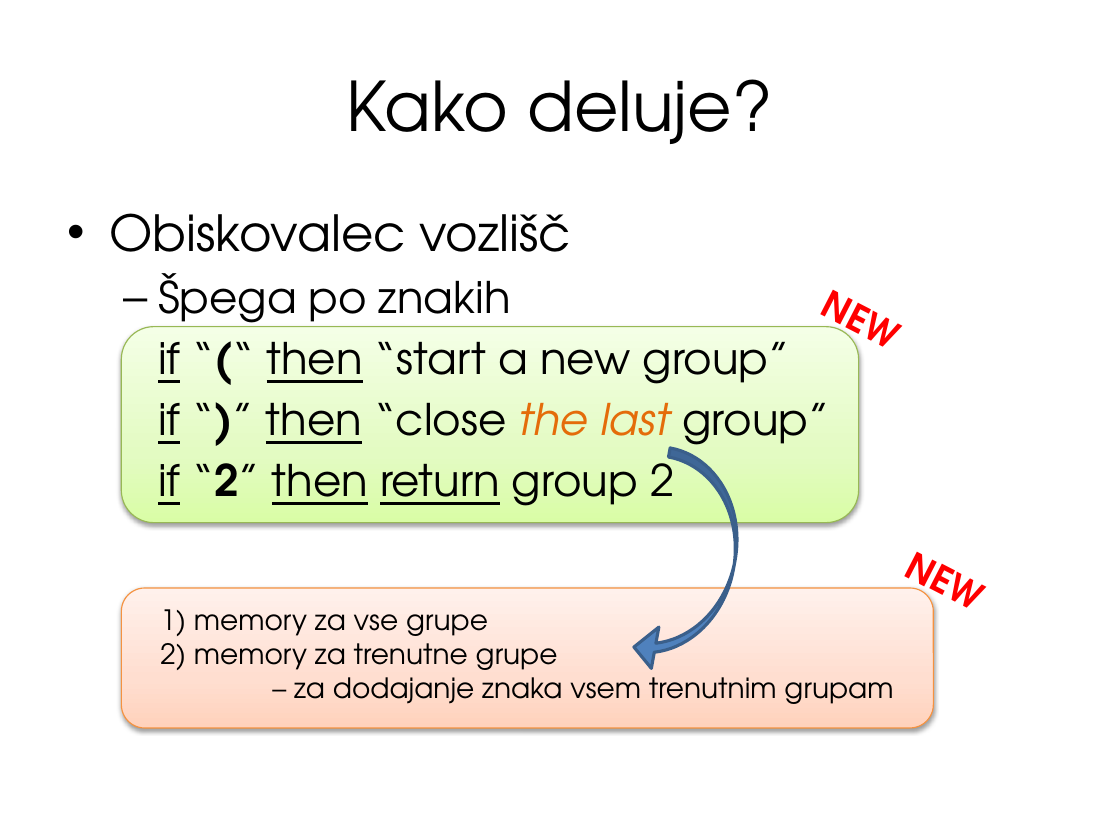
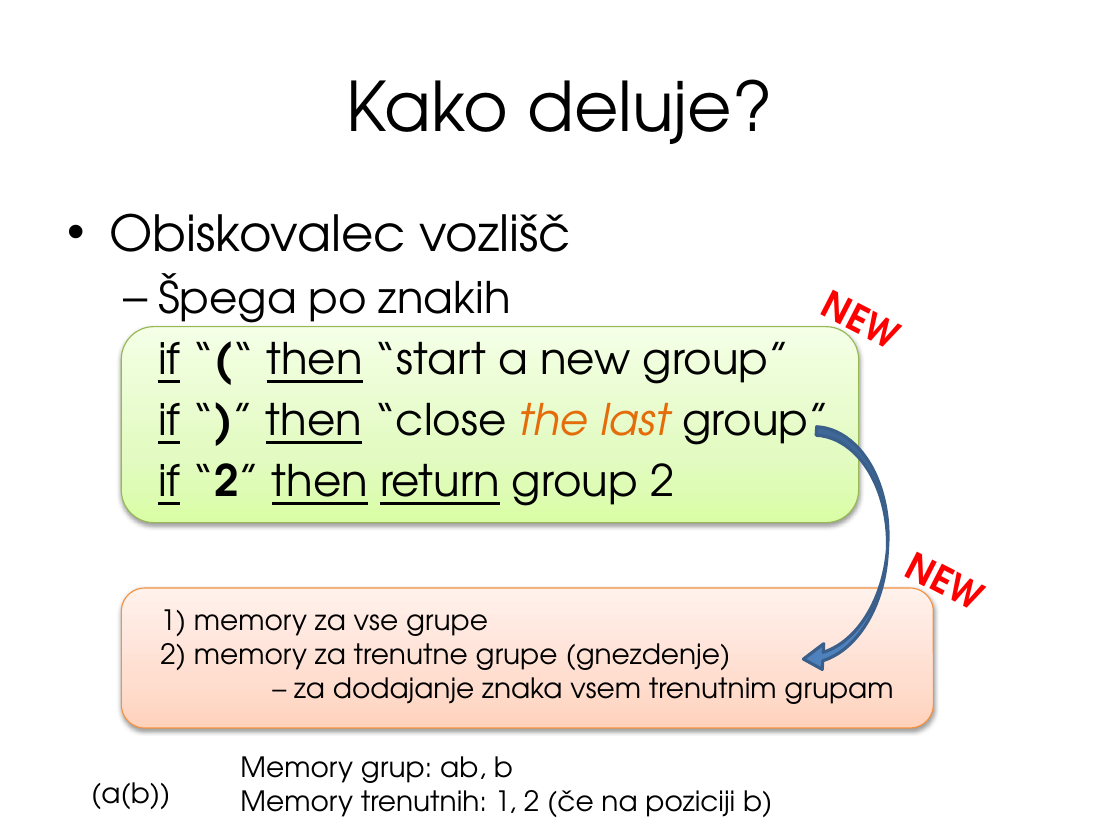
Before and after one commit to tadeboro/reglang, a slide deck: slide 23 of presentation/RegexRangers.pptx. Drawn at 1120x840 pixels with LibreOffice and Linux fonts; fonts in the diff are those of the drawing. Boxes give left, top, right and bottom in pixels: in the first picture for what was removed or moved away, otherwise in the second. Text is boxed around its words. In the diff, an @@ line names an element or a change of style, - is before the commit and + after.

```diff
--- a/presentation/RegexRangers.pptx
+++ b/presentation/RegexRangers.pptx
@@ curved up arrow at (803,427,894,676): proportions changed; rotation 280 to 273 degrees @@
@@ text at (160,634,731,670): text changed @@
-    2) memory za trenutne grupe
+    2) memory za trenutne grupe (gnezdenje)
@@ text added at (240,756,772,817), 18 pt, text #000000 @@
+Memory grup: ab, b
+Memory trenutnih: 1, 2 (če na poziciji b)
@@ text added at (91,782,170,809), 18 pt, text #000000 @@
+(a(b))
```
Also in this commit, not shown: 12 other slides changed, 4 slides added, 4 slides removed, 23 other files.
